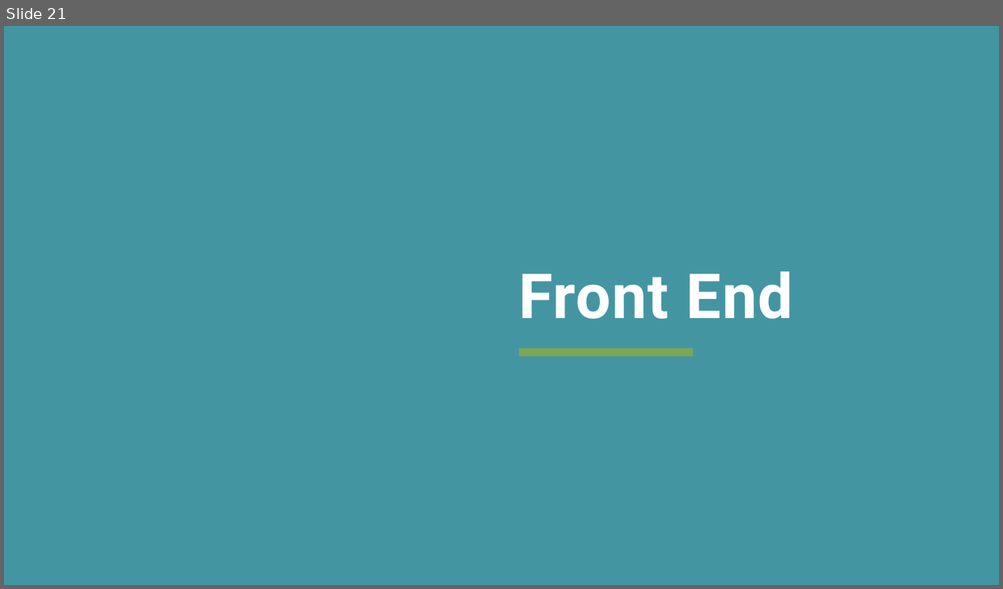
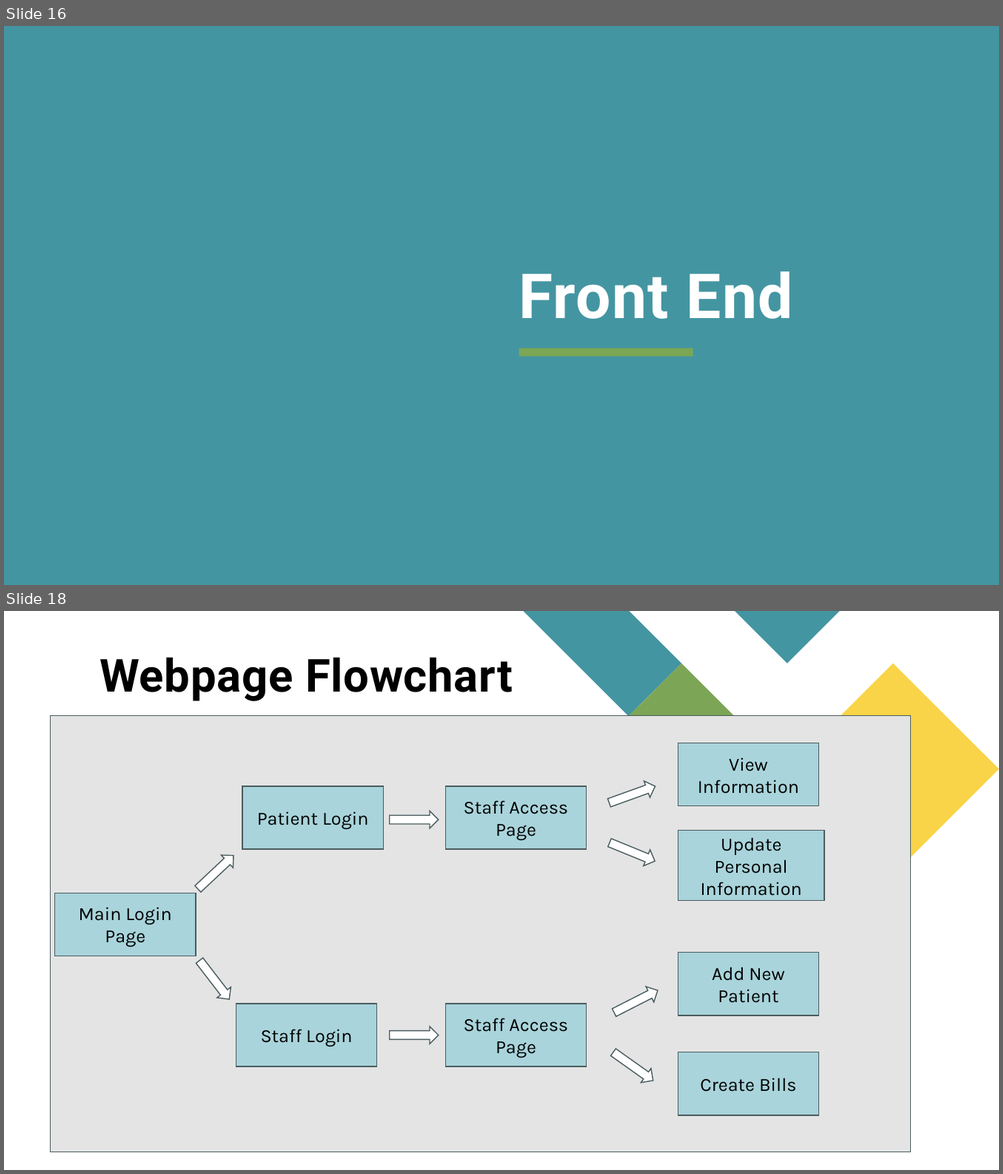
Before and after one commit to Fliperdudole/Healthcare-Database-System, a slide deck: Presentation/HealthcareDatabaseManagementSystemPresentation.pptx. Shown one above the other, each under a label of ours: slide 21 before the commit, slides 16 and 18 after it; the slides between them are not shown. The pictures are 1003x589 and 1003x1174 pixels, drawn with LibreOffice and Linux fonts; fonts in the diff are those of the drawing. Boxes give left, top, right and bottom in pixels: in the first picture for what was removed or moved away, otherwise in the second. Text is boxed around its words. In the diff, an @@ line names an element or a change of style, - is before the commit and + after.

```diff
--- a/Presentation/HealthcareDatabaseManagementSystemPresentation.pptx
+++ b/Presentation/HealthcareDatabaseManagementSystemPresentation.pptx
@@ slide 18 added at <box>4,611,999,1170</box>, background #FFFFFF @@
@@ title added at <box>99,657,512,701</box>, 44 pt, text #000000, bold @@
+Webpage Flowchart
@@ group added at <box>523,611,999,875</box>: 5 freeform shapes @@
@@ rectangle added at <box>51,715,910,1152</box>, fill #E4E4E4, outline #4A5D60 1 pt @@
@@ rectangle added at <box>677,743,819,806</box>, fill #A9D4DB, outline #4A5D60 1 pt, 18 pt, text #000000 @@
+View Information
@@ rectangle added at <box>243,786,384,849</box>, fill #A9D4DB, outline #4A5D60 1 pt, 18 pt, text #000000 @@
+Patient Login
@@ rectangle added at <box>446,786,586,849</box>, fill #A9D4DB, outline #4A5D60 1 pt, 18 pt, text #000000 @@
+Staff Access Page
@@ right arrow added at <box>606,778,658,812</box>, fill #FFFFFF, outline #4A5D60 1 pt @@
@@ right arrow added at <box>390,811,439,828</box>, fill #FFFFFF, outline #4A5D60 1 pt @@
@@ rectangle added at <box>677,830,824,900</box>, fill #A9D4DB, outline #4A5D60 1 pt, 18 pt, text #000000 @@
+Update Personal Information
@@ right arrow added at <box>192,849,240,896</box>, fill #FFFFFF, outline #4A5D60 1 pt @@
@@ right arrow added at <box>606,835,658,870</box>, fill #FFFFFF, outline #4A5D60 1 pt @@
@@ rectangle added at <box>55,893,196,956</box>, fill #A9D4DB, outline #4A5D60 1 pt, 18 pt, text #000000 @@
+Main Login
+Page
@@ right arrow added at <box>193,955,236,1005</box>, fill #FFFFFF, outline #4A5D60 1 pt @@
@@ rectangle added at <box>677,953,819,1015</box>, fill #A9D4DB, outline #4A5D60 1 pt, 18 pt, text #000000 @@
+Add New Patient
@@ right arrow added at <box>610,982,662,1020</box>, fill #FFFFFF, outline #4A5D60 1 pt @@
@@ rectangle added at <box>236,1004,377,1067</box>, fill #A9D4DB, outline #4A5D60 1 pt, 18 pt, text #000000 @@
+Staff Login
@@ rectangle added at <box>446,1004,586,1067</box>, fill #A9D4DB, outline #4A5D60 1 pt, 18 pt, text #000000 @@
+Staff Access Page
@@ right arrow added at <box>390,1027,439,1044</box>, fill #FFFFFF, outline #4A5D60 1 pt @@
@@ right arrow added at <box>608,1045,658,1088</box>, fill #FFFFFF, outline #4A5D60 1 pt @@
@@ rectangle added at <box>677,1053,819,1116</box>, fill #A9D4DB, outline #4A5D60 1 pt, 18 pt, text #000000 @@
+Create Bills
@@ what was slide 21 is now slide 16 @@
```
Also in this commit, not shown: 5 slides changed, 3 other slides added, 1 other file.
